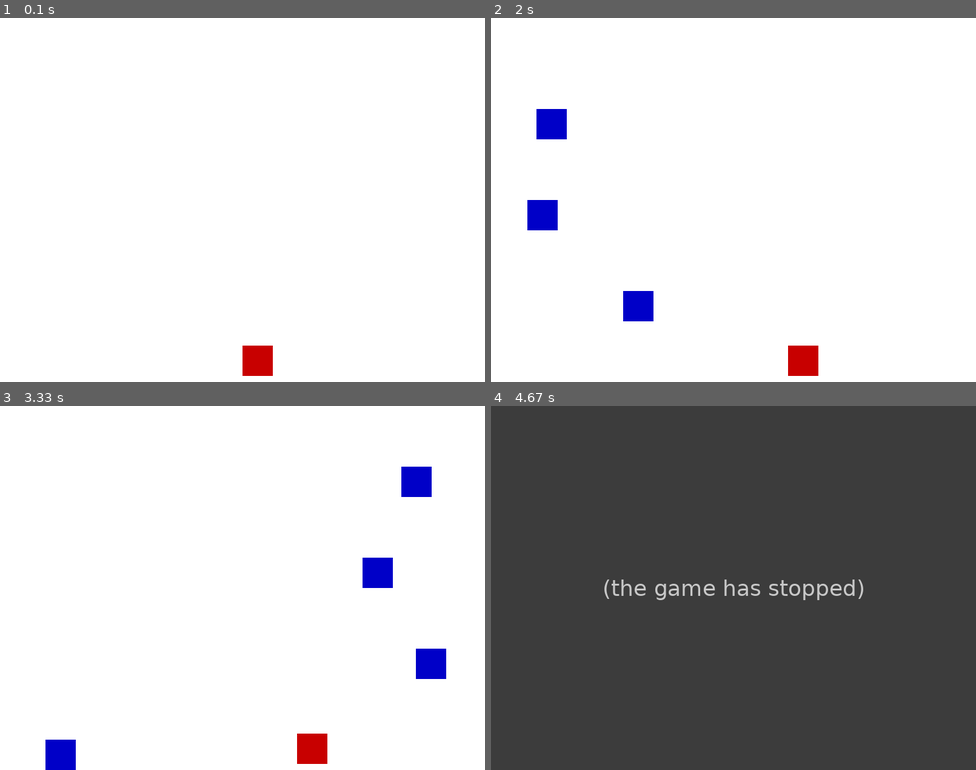
Above: before the commit, frames 1-4 (two rows, left to right).
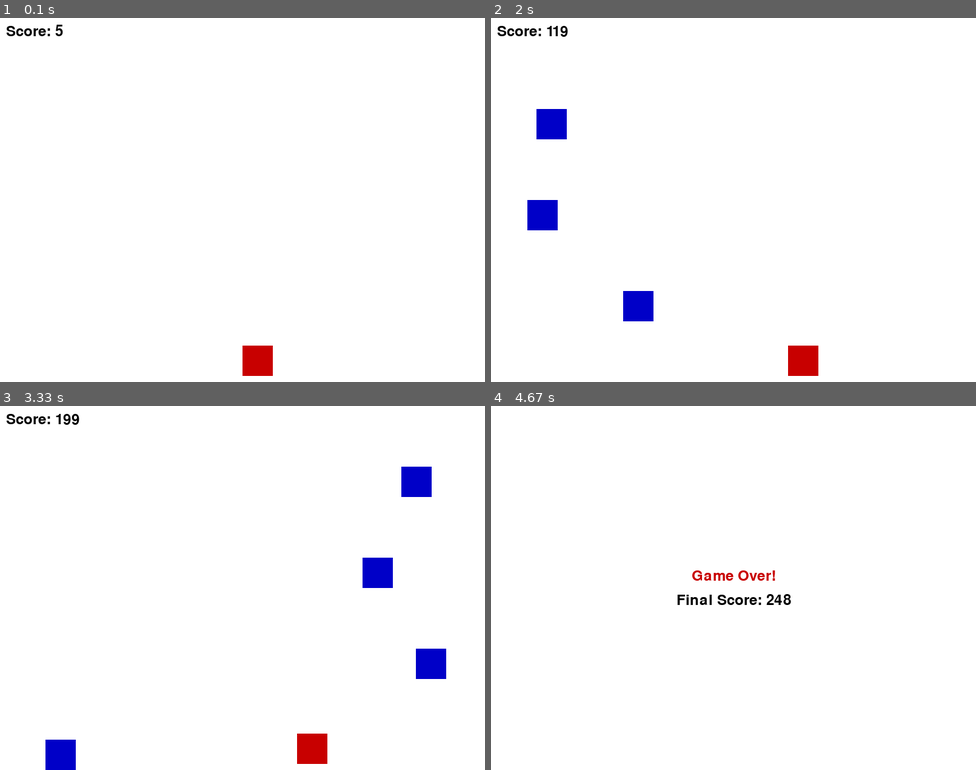
Above: after the commit, the same moments.

Repository: Paulo1402/pygame-homework
Game: pygame game, started from main.py
Two runs of this game, one before a commit and one after it. Both use one fixed random seed, a clock stepped at 60 frames per second and the inputs below.
Inputs:
- Up to frame 1 (0.1 s): no input
- Up to frame 2 (2 s): hold Right 0.33-0.8 s; hold Right 0.83-1.3 s; hold Left 1.33-1.87 s; hold Left from 1.9 s (still down)
- Up to frame 3 (3.33 s): release Left at 2.3 s; hold Right 2.33-2.97 s; hold Left from 3 s (still down)
- Up to frame 4 (4.67 s): release Left at 3.47 s; hold Right 3.5-3.97 s; hold Right 4-4.47 s

The runs differ from the first frame. In frame 1, 0.2% of the frame differs, in the area x 1-13%, y 1-5%; in frame 2, 0.2%; in frame 3, 0.2%; in frame 4, 100%, in the area x 0-100%, y 0-100%.
Before the commit the program exited at 4.13 s; later frames show no game.

Commit message:
feat: implement scoring system and game over logic in main loop

Diff:
--- a/main.py
+++ b/main.py
@@ -19,6 +19,10 @@
 RED = (200, 0, 0)
 BLUE = (0, 0, 200)
 
+font = pygame.font.SysFont(None, 36)
+score = 0
+game_over = False
+
 # Set up screen
 screen = pygame.display.set_mode((WIDTH, HEIGHT))
 pygame.display.set_caption("Dodge the Blocks")
@@ -38,6 +42,8 @@
 while running:
     clock.tick(60)  # 60 FPS
     frame_count += 1
+    score += 1
+    BLOCK_SPEED = 5 + score // 500  # Increase speed every 500 points
 
     for event in pygame.event.get():
         if event.type == pygame.QUIT:
@@ -66,15 +72,47 @@
     # Check collision
     for block in blocks:
         if player.colliderect(block):
-            print("Game Over!")
-            running = False
+            game_over = True
+            break  # exit for loop
+
 
     # Drawing
     screen.fill(WHITE)
     pygame.draw.rect(screen, RED, player)
     for block in blocks:
         pygame.draw.rect(screen, BLUE, block)
+    # Draw score
+    score_text = font.render(f"Score: {score}", True, BLACK)
+    screen.blit(score_text, (10, 10))
+
+    # Check for game over
+    if game_over:
+        running = False
+        continue
+
     pygame.display.flip()
+
+# Game Over screen
+screen.fill(WHITE)
+msg = font.render("Game Over!", True, RED)
+msg_rect = msg.get_rect(center=(WIDTH // 2, HEIGHT // 2 - 20))
+screen.blit(msg, msg_rect)
+
+score_msg = font.render(f"Final Score: {score}", True, BLACK)
+score_rect = score_msg.get_rect(center=(WIDTH // 2, HEIGHT // 2 + 20))
+screen.blit(score_msg, score_rect)
+
+pygame.display.flip()
+
+# Wait for user to press a key or quit
+waiting = True
+while waiting:
+    for event in pygame.event.get():
+        if event.type == pygame.QUIT:
+            waiting = False
+        if event.type == pygame.KEYDOWN:
+            waiting = False
+
 
 pygame.quit()
 sys.exit()
